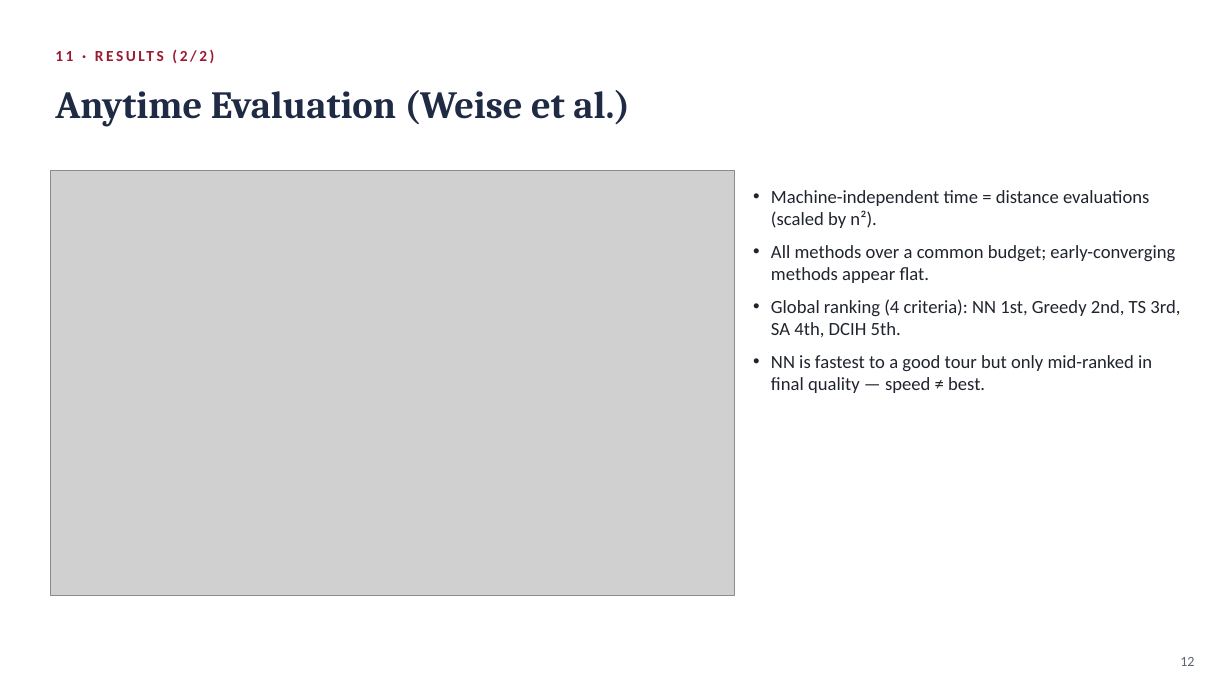
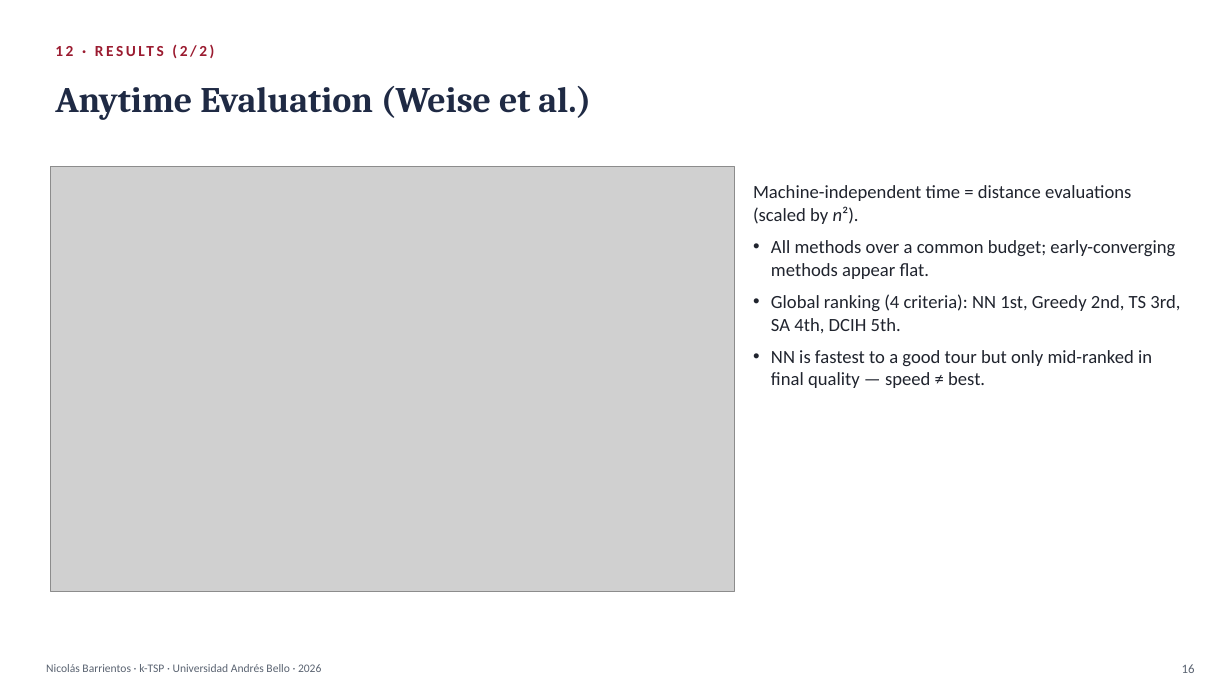
Before and after one commit to Nico8270/KTSP-Proyecto-de-Titulo, a slide deck: slide 16 of presentacion/presentacion_ktsp.pptx (slide 12 before the commit). Drawn at 1232x693 pixels with LibreOffice and Linux fonts; fonts in the diff are those of the drawing; grey boxes stand for pictures. Boxes give left, top, right and bottom in pixels: in the first picture for what was removed or moved away, otherwise in the second. Text is boxed around its words. In the diff, an @@ line names an element or a change of style, - is before the commit and + after.

```diff
--- a/presentacion/presentacion_ktsp.pptx
+++ b/presentacion/presentacion_ktsp.pptx
@@ text at <box>180,46,207,56</box>: text changed @@
-11 · RESULTS (2/2)
+12 · RESULTS (2/2)
@@ text "Anytime Evaluation (Weise et al.)" at <box>55,86,591,120</box>: size 30 to 28 pt @@
@@ picture: place and size @@
-picture at <box>51,171,735,596</box>
+picture at <box>51,166,735,592</box>
@@ text at <box>753,185,1131,224</box>: italic on in "n²)."; less space between paragraphs @@
@@ text removed at <box>1180,657,1194,666</box> @@
-12
@@ text added at <box>46,664,321,672</box>, 9 pt, text #5B6472 @@
+Nicolás Barrientos · k-TSP · Universidad Andrés Bello · 2026
@@ text added at <box>1182,664,1195,673</box>, 10 pt, text #5B6472 @@
+16
```
Also in this commit, not shown: 13 other slides changed, 4 slides added, 3 other files.
